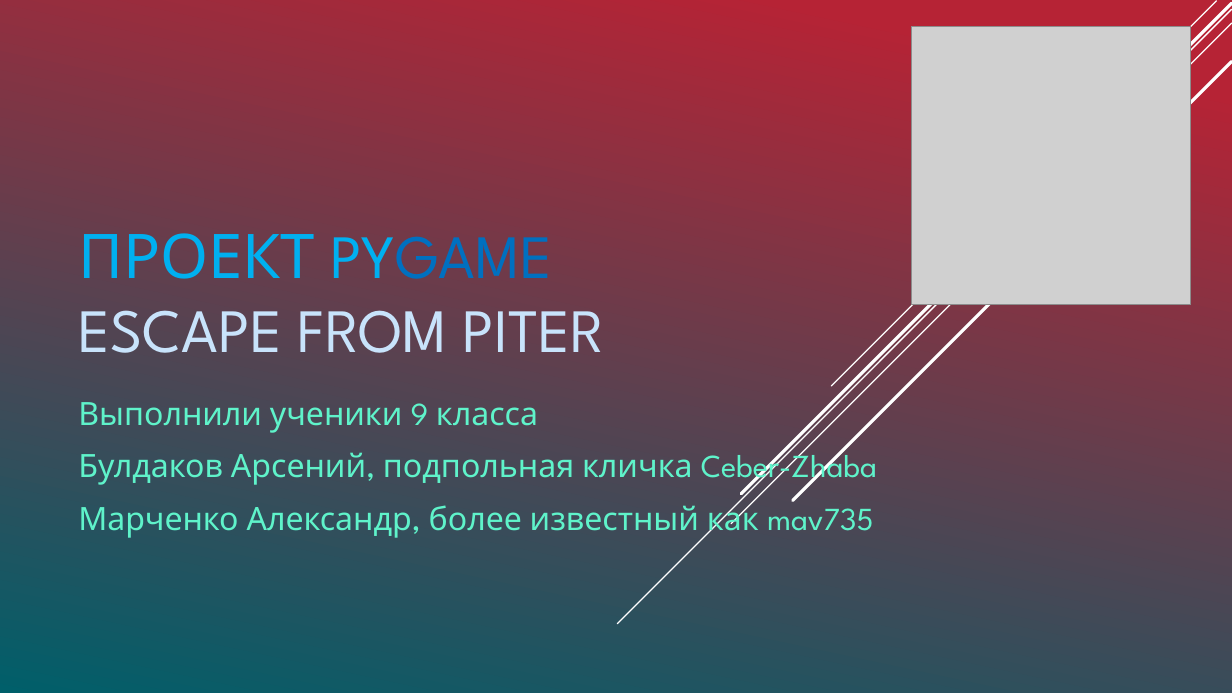
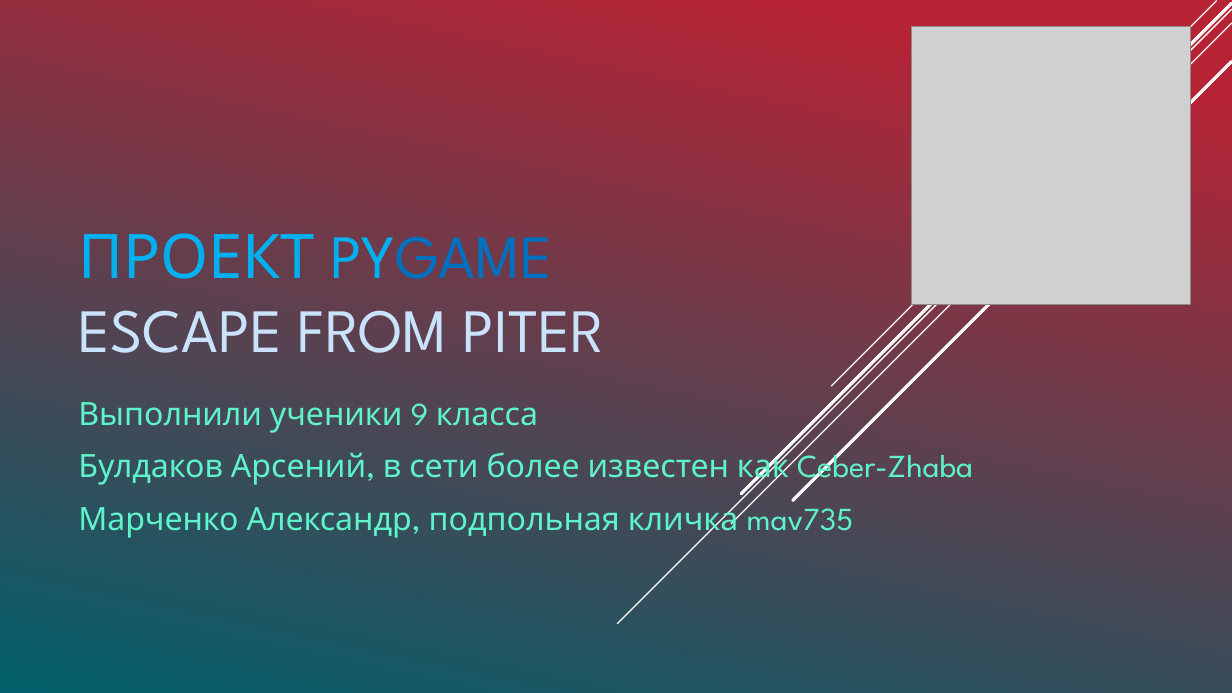
Before and after one commit to mav735/PygameEscapeFrom, a slide deck: slide 1 of Presentation/Проект PyGame.pptx. Drawn at 1232x693 pixels with LibreOffice and Linux fonts; fonts in the diff are those of the drawing; grey boxes stand for pictures. Boxes give left, top, right and bottom in pixels: in the first picture for what was removed or moved away, otherwise in the second. Text is boxed around its words. In the diff, an @@ line names an element or a change of style, - is before the commit and + after.

Commit message:
presentation update

```diff
--- a/Presentation/Проект PyGame.pptx
+++ b/Presentation/Проект PyGame.pptx
@@ subtitle at [78,445,973,539]: text changed @@
-Булдаков Арсений, подпольная кличка Ceber-Zhaba
-Марченко Александр, более известный как mav735
+Булдаков Арсений, в сети более известен как Ceber-Zhaba
+Марченко Александр, подпольная кличка mav735
```
Also in this commit, not shown: 2 other slides changed, 6 slides added.
